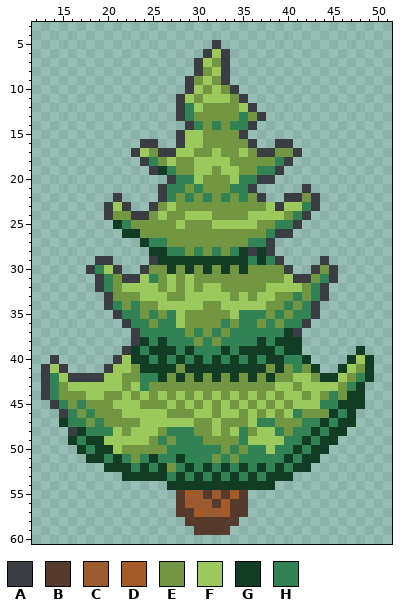
Edited in one commit: pixel-art sprite (Assets/img/treeleaves.png). The first picture shows the starting point.
The file is 128x128 pixels, drawn in blocks of 2x2; one block is one cell here. Shown: x 12..51, y 3..60.
Palette (. is transparent): A #3a3d42  B #563a2c  C #9b5b2e  D #a55b28  E #739643  F #9bc95b  G #133c25  H #318254
Pixels before, first column x 13:
 5 ...................A.................
 6 ..................AFA................
 7 .................AFEA................
 8 .................AEFA................
 9 ................AEFEA................
10 ................AFEFEA...............
11 ...............AFEFFFEA..............
12 ...............AHFEEEEFA.............
13 ...............AHEEEEEHEA............
14 ................AHEHEHHA.............
15 ...............AFFEEEEA..............
16 ...........AA..AFFEEEEEA..AA.........
17 ..........AFEAAFFEEFEEFEAAEEA........
18 ...........AHEFEEFFFFEEEEEHA.........
19 ............AGHEEFFEFFEEHHA..........
20 ..............AHHFEEEFHHAA...........
21 .............AHHEHEEEHHA.....A.......
22 ........A....AHEHEHEHEHEA..AAEA......
23 .......AFA..AEFEEEEEEEEEEFAFFHA......
24 .......AEEAAEFEEFFFEEEEFFFFEHA.......
25 ........GHEEEEEFEEEFFFFFEEHHA........
26 .........GGEEEEEEEEEEEEEEHAA.........
27 ...........GHHEEEEEEEEEHHA...........
28 ............GGHHEHEHEHGAGA...........
29 ......AA....AGGGGGGGGGGHGHA....A.....
30 .....AHFA..AEEGEGEGEGEGEEEEA..AEA....
31 ......AHEAAFHEFEFEEEEEEEEEEFAAEHA....
32 ......AHEFFFFEFEFEFFEEEEEFFFFEHA.....
33 .......AEEEFFFEEFFFFFEFEFFEEHEHA.....
34 .......AHEHEEFFFFFEEFFFFFEEHEHA......
35 ........AHHEHEHFEEEEEFHHHEHEHHA......
36 .........AHHEHHFEEEEHEHHEHEHHA.......
37 ..........AHHHHHEHEHEHHHHHHGA........
38 ..........AGHGHHHEHEHHHHGHGGG........
39 .........AGHGGGHGHHHGHGGGGHGG......G.
40 .A......AFGGHGHGHGHGHGHGHGGHHG....GFG
41 AFA....AFFEGGGGEGGGGGGGGGEGEHEG..GFEG
42 AHFAAAAFFEEHHGEGEGEGEGEGEGEEFFEGGFEHG
43 AHEFFFFFFEFHEEEEEEEEEEEEEEFFEFFFFEHG.
44 AHEEEFFEEFEFEFEFEFEFEFEFEFEFFEFEHEGG.
45 .AHEHEEEFFFEEEFEFEFEFEFEFEFEFFFHHGGG.
46 ..AHEHEEEFFFFFEEEFFEFFEFEFEFHEEEGHG..
47 ..GHHEHEEEEFFFFFFEEFEEEFHHEEEHHGHGG..
48 ...AGHHHFEFFFEHHHEEFEFHEFFHEHHGHGG...
49 ...GHGGFFFFFEHEHHHEEEEHFFFFHHGHGG....
50 ....GHGGFEEEEEHHHHHHEHEHHFHHGHGG.....
51 .....GGHGHEHGHHGHHHEHEHHHHHGHGG......
52 .......GGGHGHGEHGHGHGHGHGHGHGG.......
53 .........GGGGGHGHGHGHGHGHGGG.........
54 ..............GGGGGGGGGGGG...........
55 ...............BDCBCBDB..............
56 ...............BCCCBDBB..............
57 ...............BBDCCDBB..............
58 ................BBBBBB...............
59 .................BBBB................
New version:
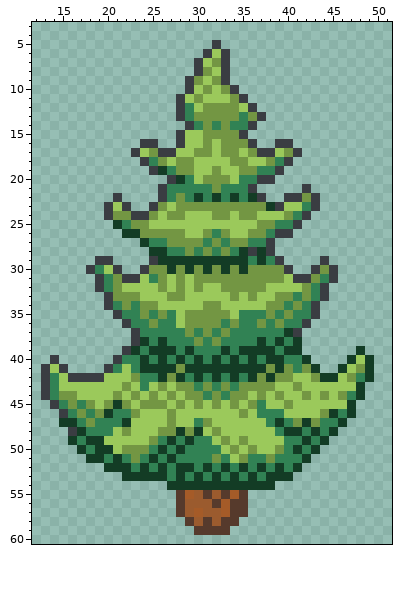
Edits made:
{"y":16,"x":32,"old":"E","new":"F"}
{"y":17,"x":39,"old":"E","new":"F"}
{"y":18,"x":36,"old":"EE","new":"FF"}
{"y":20,"x":28,"old":"H","new":"G"}
{"y":21,"x":29,"old":"E","new":"H"}
{"y":21,"x":31,"old":"E","new":"H"}
{"y":21,"x":33,"old":"E","new":"H"}
{"y":22,"x":30,"old":"E","new":"G"}
{"y":22,"x":32,"old":"E","new":"G"}
{"y":22,"x":34,"old":"E","new":"G"}
{"y":22,"x":36,"old":"E","new":"G"}
{"y":23,"x":38,"old":"F","new":"G"}
{"y":24,"x":34,"old":"E","new":"F"}
{"y":24,"x":36,"old":"F","new":"E"}
{"y":25,"x":25,"old":"EEE","new":"FFF"}
{"y":25,"x":29,"old":"EEE","new":"FFF"}
{"y":26,"x":29,"old":"EE","new":"FF"}
{"y":26,"x":32,"old":"E","new":"H"}
{"y":26,"x":34,"old":"EE","new":"FF"}
{"y":27,"x":31,"old":"E","new":"H"}
{"y":27,"x":33,"old":"E","new":"H"}
{"y":38,"x":40,"old":"G","new":"H"}
{"y":40,"x":22,"old":"FG","new":"HH"}
{"y":41,"x":21,"old":"F","new":"H"}
{"y":41,"x":23,"old":"E","new":"H"}
{"y":42,"x":22,"old":"E","new":"F"}
{"y":42,"x":29,"old":"E","new":"H"}
{"y":42,"x":31,"old":"E","new":"H"}
{"y":42,"x":33,"old":"E","new":"H"}
{"y":42,"x":35,"old":"E","new":"H"}
{"y":43,"x":15,"old":"E","new":"F"}
{"y":43,"x":25,"old":"E","new":"F"}
{"y":43,"x":27,"old":"E","new":"F"}
{"y":43,"x":30,"old":"E","new":"H"}
{"y":43,"x":32,"old":"E","new":"H"}
{"y":43,"x":34,"old":"E","new":"H"}
{"y":43,"x":46,"old":"EH","new":"FF"}
{"y":44,"x":17,"old":"E","new":"F"}
{"y":44,"x":20,"old":"E","new":"F"}
{"y":44,"x":30,"old":"FEFEF","new":"EHEHE"}
{"y":44,"x":45,"old":"H","new":"F"}
{"y":44,"x":47,"old":"G","new":"H"}
{"y":45,"x":19,"old":"E","new":"F"}
{"y":45,"x":21,"old":"FF","new":"GE"}
{"y":45,"x":37,"old":"FE","new":"HF"}
{"y":45,"x":44,"old":"HHG","new":"FFF"}
{"y":45,"x":48,"old":"G","new":"."}
{"y":46,"x":20,"old":"EEFF","new":"GHHE"}
{"y":46,"x":28,"old":"EE","new":"FF"}
{"y":46,"x":32,"old":"E","new":"F"}
{"y":46,"x":37,"old":"EFE","new":"HHH"}
{"y":46,"x":41,"old":"HEE","new":"FFF"}
{"y":47,"x":16,"old":"H","new":"G"}
{"y":47,"x":20,"old":"EEEE","new":"HHGF"}
{"y":47,"x":27,"old":"F","new":"E"}
{"y":47,"x":30,"old":"E","new":"H"}
{"y":47,"x":33,"old":"EEE","new":"FFF"}
{"y":47,"x":37,"old":"H","new":"F"}
{"y":47,"x":39,"old":"EE","new":"GH"}
{"y":47,"x":42,"old":"HHG","new":"GEH"}
{"y":47,"x":47,"old":"G","new":"."}
{"y":48,"x":27,"old":"HHHEEFE","new":"EGEGFEF"}
{"y":48,"x":35,"old":"HE","new":"FF"}
{"y":48,"x":40,"old":"EH","new":"GG"}
{"y":48,"x":46,"old":"G","new":"."}
{"y":49,"x":27,"old":"E","new":"G"}
{"y":49,"x":29,"old":"H","new":"G"}
{"y":49,"x":31,"old":"EE","new":"HF"}
{"y":49,"x":34,"old":"EH","new":"FE"}
{"y":49,"x":45,"old":"G","new":"."}
{"y":50,"x":25,"old":"EE","new":"HG"}
{"y":50,"x":28,"old":"H","new":"G"}
{"y":50,"x":33,"old":"EHEHH","new":"FEFEF"}
{"y":50,"x":39,"old":"H","new":"E"}
{"y":50,"x":44,"old":"G","new":"."}
{"y":51,"x":27,"old":"HG","new":"GH"}
{"y":51,"x":34,"old":"EH","new":"FE"}
{"y":51,"x":38,"old":"H","new":"E"}
{"y":51,"x":40,"old":"G","new":"H"}
{"y":51,"x":43,"old":"G","new":"."}
{"y":52,"x":27,"old":"EH","new":"HG"}
{"y":52,"x":42,"old":"G","new":"."}
{"y":57,"x":29,"old":"B","new":"C"}
{"y":58,"x":30,"old":"B","new":"C"}
{"y":58,"x":32,"old":"B","new":"C"}
{"label":"changed","picture_box":[149,139,284,247]}
{"label":"changed","picture_box":[284,337,293,346]}
{"label":"changed","picture_box":[59,355,365,472]}
{"label":"changed","picture_box":[185,508,221,526]}
